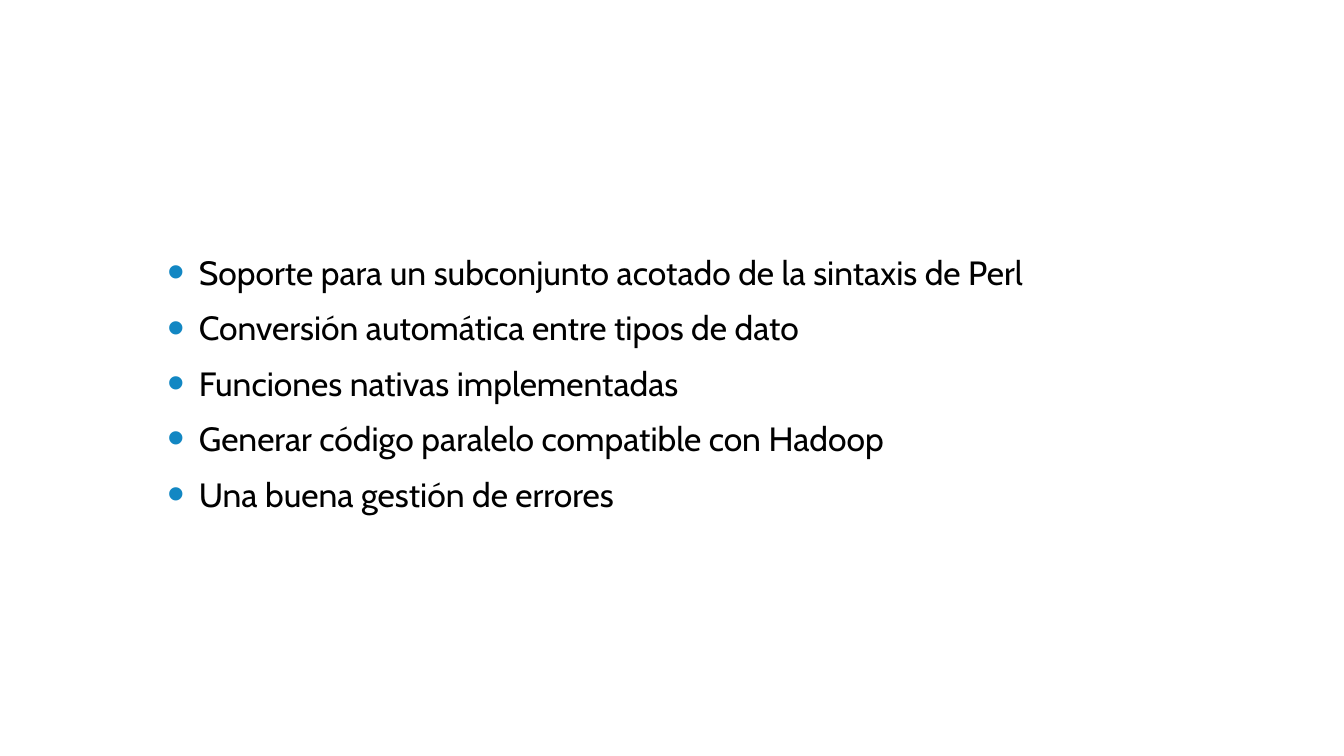
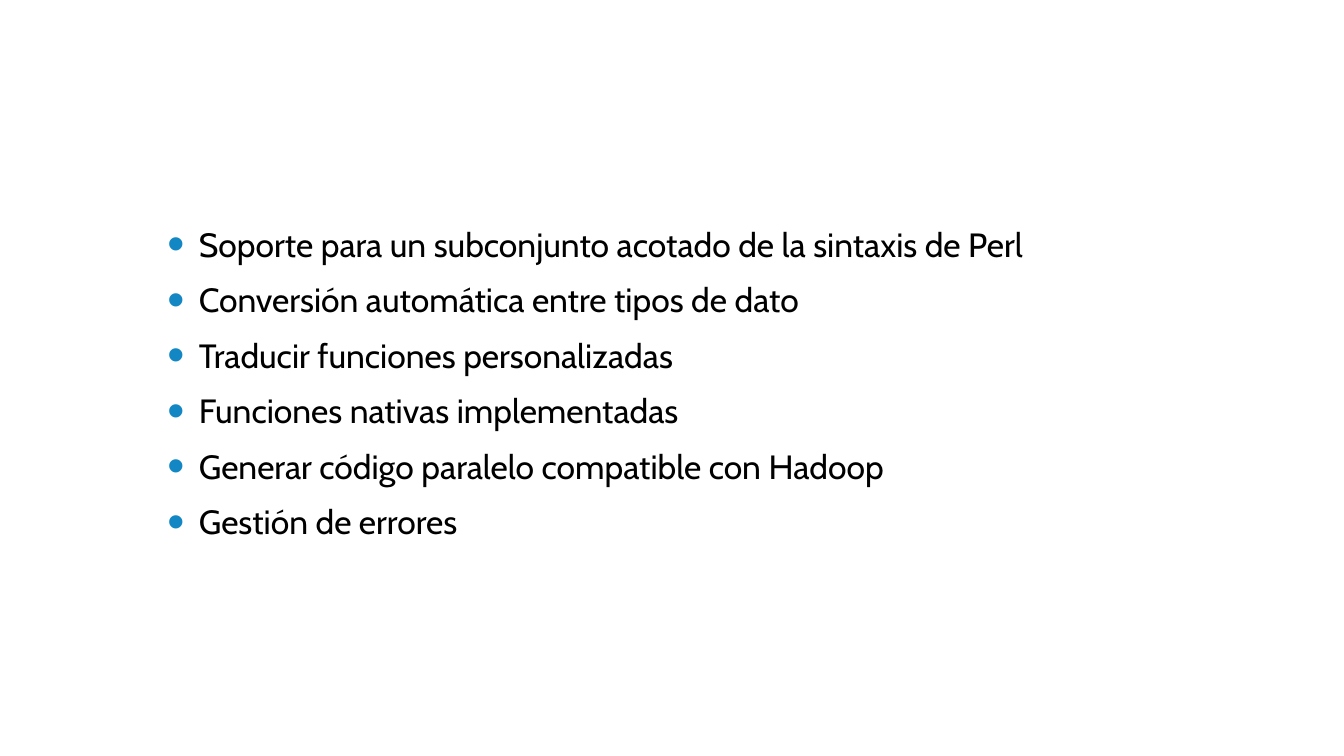
Before and after one commit to cesarpomar/Perldoop2-tfg, a slide deck: slide 5 of doc/Presentacion.pptx. Drawn at 1344x756 pixels with LibreOffice and Linux fonts; fonts in the diff are those of the drawing; background and template pictures are left out. Boxes give left, top, right and bottom in pixels: in the first picture for what was removed or moved away, otherwise in the second. Text is boxed around its words. In the diff, an @@ line names an element or a change of style, - is before the commit and + after.

```diff
--- a/doc/Presentacion.pptx
+++ b/doc/Presentacion.pptx
@@ text at (x1=199, y1=342, x2=673, y2=376): paragraph added @@
+• Traducir funciones personalizadas
@@ text at (x1=199, y1=508, x2=457, y2=535): text changed @@
-• Una buena gestión de errores
+• Gestión de errores
```
Also in this commit, not shown: 15 other slides changed, 1 slide added.
